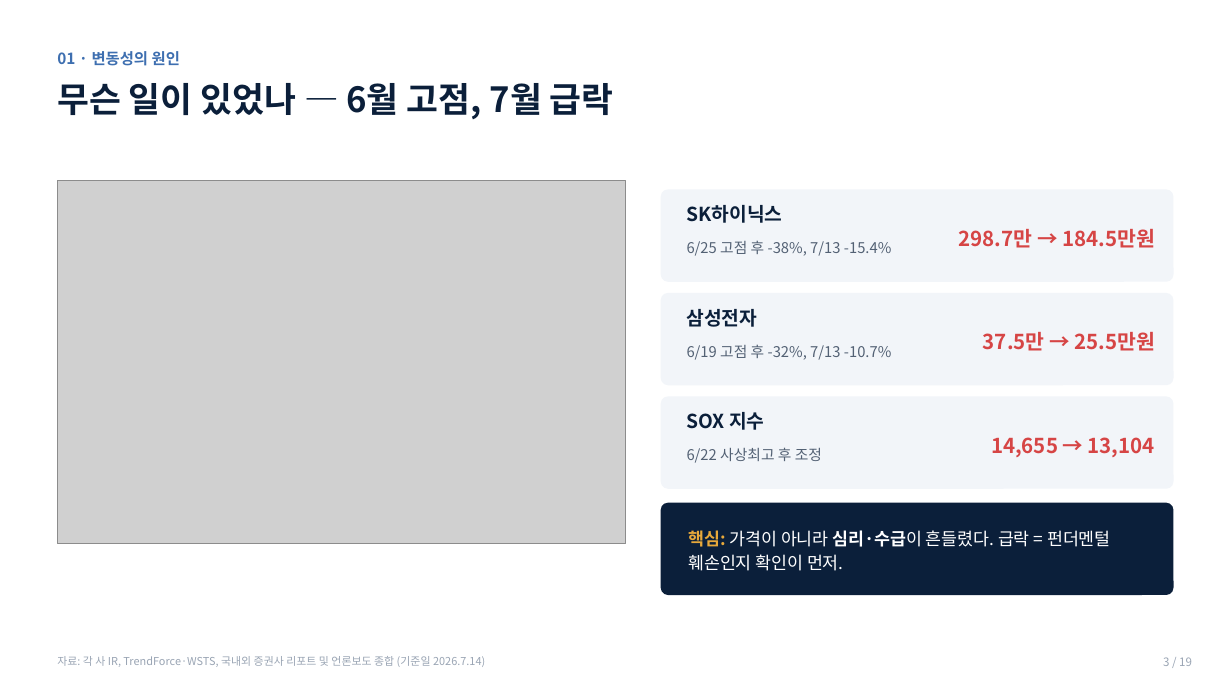
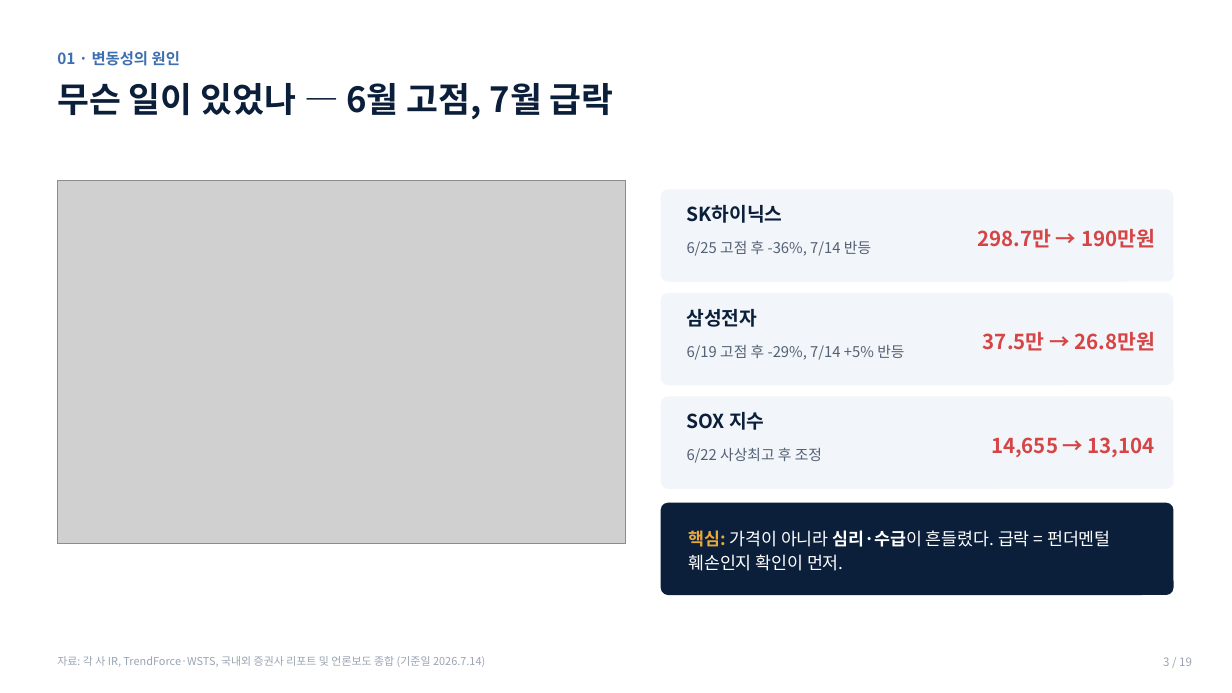
Before and after one commit to hanaroline/work_1, a slide deck: slide 3 of 반도체_고객세미나_2026.7.14.pptx. Drawn at 1232x693 pixels with LibreOffice and Linux fonts; fonts in the diff are those of the drawing; grey boxes stand for pictures. Boxes give left, top, right and bottom in pixels: in the first picture for what was removed or moved away, otherwise in the second. Text is boxed around its words. In the diff, an @@ line names an element or a change of style, - is before the commit and + after.

```diff
--- a/반도체_고객세미나_2026.7.14.pptx
+++ b/반도체_고객세미나_2026.7.14.pptx
@@ text at (x1=977, y1=229, x2=1155, y2=248): text changed @@
-298.7만 → 184.5만원
+298.7만 → 190만원
@@ text at (x1=687, y1=240, x2=871, y2=256): text changed @@
-6/25 고점 후 -38%, 7/13 -15.4%
+6/25 고점 후 -36%, 7/14 반등
@@ text at (x1=687, y1=344, x2=904, y2=360): text changed @@
-6/19 고점 후 -32%, 7/13 -10.7%
+6/19 고점 후 -29%, 7/14 +5% 반등
@@ text at (x1=983, y1=332, x2=1155, y2=351): text changed @@
-37.5만 → 25.5만원
+37.5만 → 26.8만원
```
Also in this commit, not shown: 3 other slides changed.
